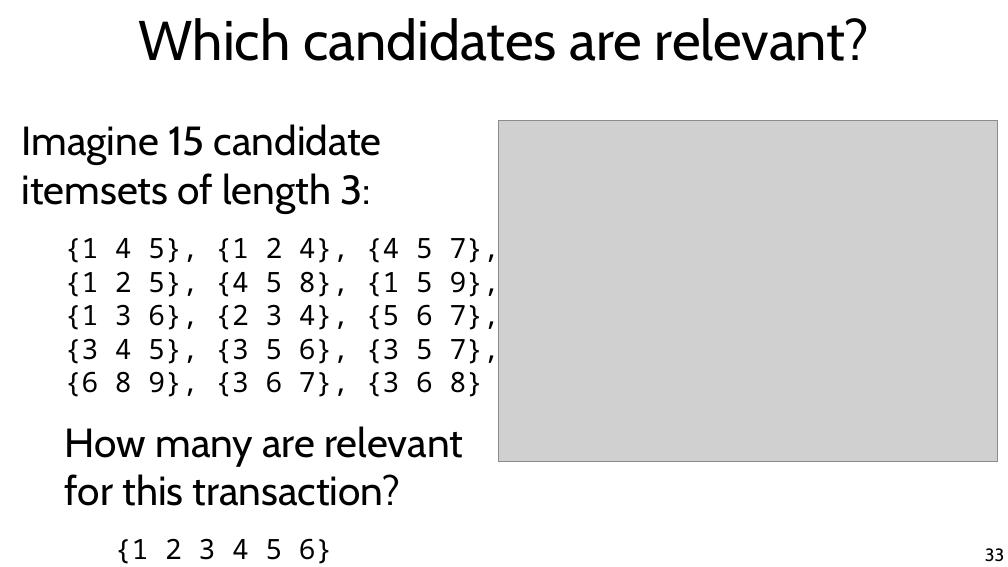
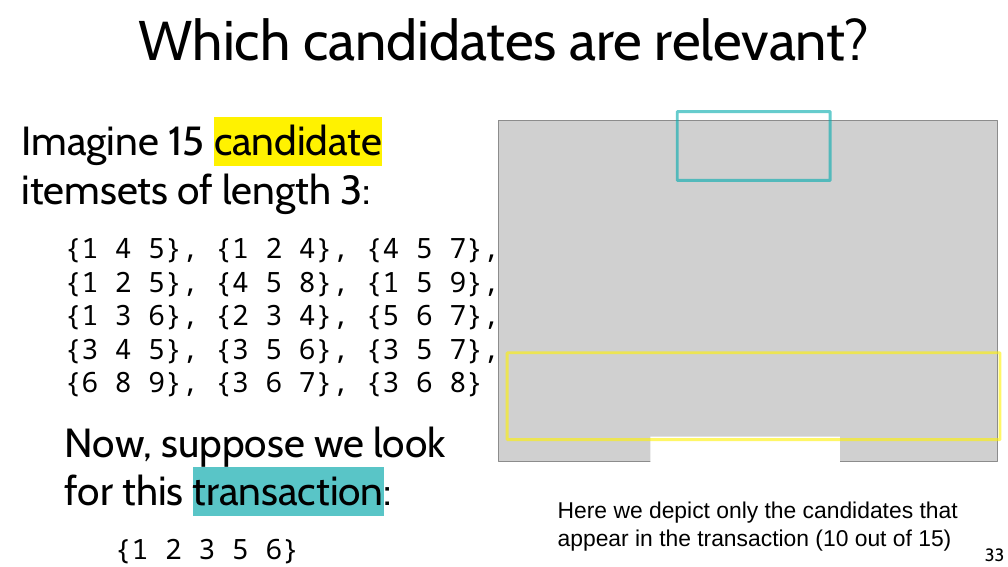
Before and after one commit to marco-calautti/data-mining-course, a slide deck: slide 33 of theory/tt06_association_rule_mining.odp. Drawn at 1008x567 pixels with LibreOffice and Linux fonts; fonts in the diff are those of the drawing; grey boxes stand for pictures. Boxes give left, top, right and bottom in pixels: in the first picture for what was removed or moved away, otherwise in the second. Text is boxed around its words. In the diff, an @@ line names an element or a change of style, - is before the commit and + after.

Commit message:
Candidates

```diff
--- a/theory/tt06_association_rule_mining.odp
+++ b/theory/tt06_association_rule_mining.odp
@@ rectangle added at (678, 112, 831, 180), outline #00AAAD 2.3 pt @@
@@ text at (22, 124, 382, 213): highlight none to #FFF200 in "candidate" @@
@@ rectangle added at (508, 353, 1001, 440), outline #FFF200 2.3 pt @@
@@ text at (65, 426, 445, 564): text changed @@
-How many are relevant
-for this transaction?
-{1 2 3 4 5 6}
+Now, suppose we look
+for this transaction:
+{1 2 3 5 6}
@@ rectangle added at (650, 437, 840, 488), fill #FFFFFF @@
@@ text added at (558, 501, 958, 551), 18 pt, text #000000 @@
+Here we depict only the candidates that appear in the transaction (10 out of 15)
```
Also in this commit, not shown: 8 other slides changed, 1 other file.
